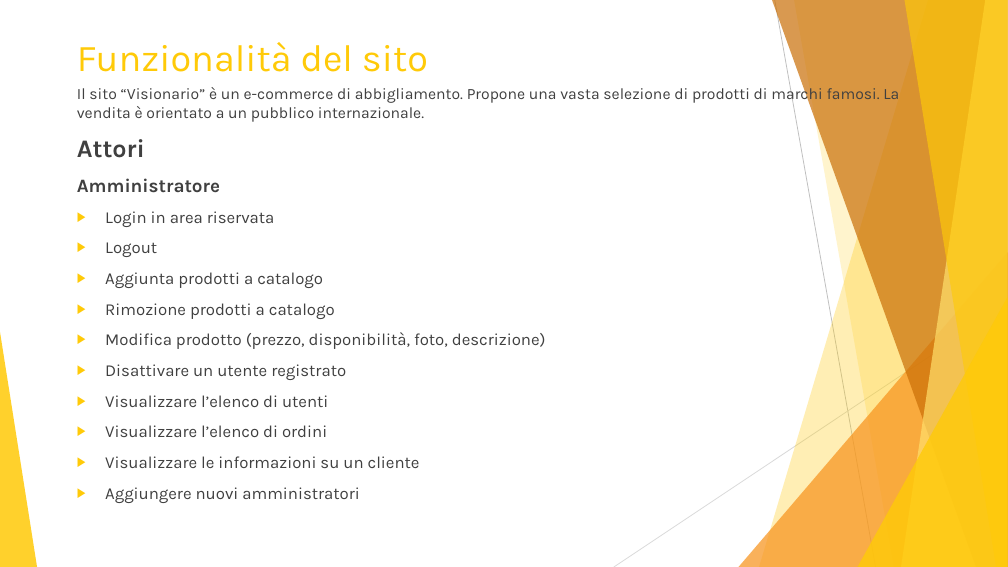
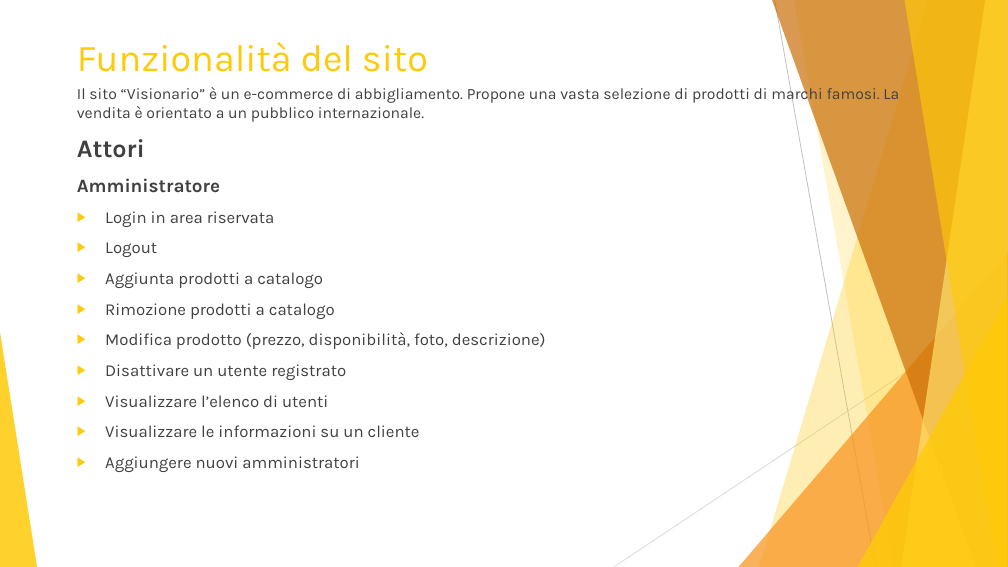
Before and after one commit to aymen94/visionario, a slide deck: slide 2 of documentation/it/Presentazione.pptx. Drawn at 1008x567 pixels with LibreOffice and Linux fonts; fonts in the diff are those of the drawing. Boxes give left, top, right and bottom in pixels: in the first picture for what was removed or moved away, otherwise in the second. Text is boxed around its words. In the diff, an @@ line names an element or a change of style, - is before the commit and + after.

```diff
--- a/documentation/it/Presentazione.pptx
+++ b/documentation/it/Presentazione.pptx
@@ text at (105,425,327,437): paragraph removed @@
-▶ Visualizzare l’elenco di ordini
```
Also in this commit, not shown: 4 other slides changed.
